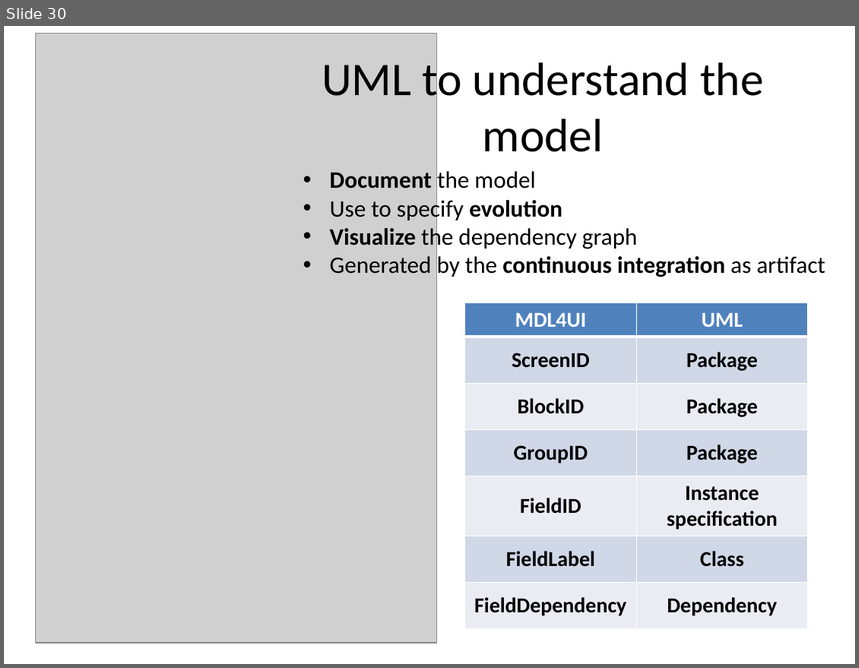
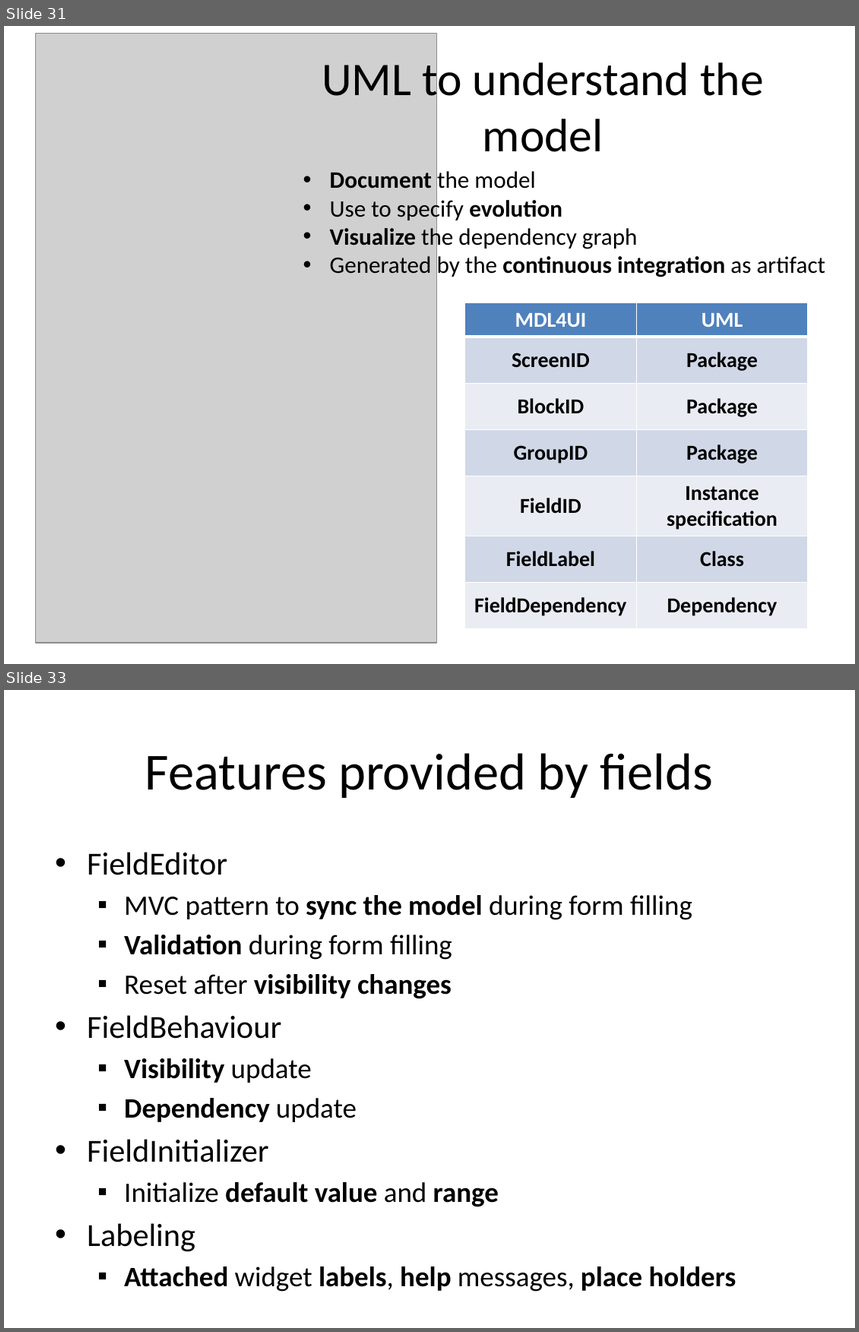
Before and after one commit to lesfurets/mdl4ui, a slide deck: mdl4ui-docs/mdl4ui_cg2013.pptx. Shown one above the other, each under a label of ours: slide 30 before the commit, slides 31 and 33 after it; the slides between them are not shown. The pictures are 859x668 and 859x1332 pixels, drawn with LibreOffice and Linux fonts; fonts in the diff are those of the drawing; grey boxes stand for pictures. Boxes give left, top, right and bottom in pixels: in the first picture for what was removed or moved away, otherwise in the second. Text is boxed around its words. In the diff, an @@ line names an element or a change of style, - is before the commit and + after.

Commit message:
added features API slides

```diff
--- a/mdl4ui-docs/mdl4ui_cg2013.pptx
+++ b/mdl4ui-docs/mdl4ui_cg2013.pptx
@@ slide 33 added at <box>4,690,855,1328</box>, background #FFFFFF @@
@@ title added at <box>145,753,714,798</box>, 44 pt, text #000000 @@
+Features provided by fields
@@ text added at <box>87,852,737,1292</box>, 23.8 pt, text #000000 @@
+• FieldEditor
+  ▪ MVC pattern to sync the model during form filling
+  ▪ Validation during form filling
+  ▪ Reset after visibility changes
+• FieldBehaviour
+  ▪ Visibility update
+  ▪ Dependency update
+• FieldInitializer
+  ▪ Initialize default value and range
+• Labeling
+  ▪ Attached widget labels, help messages, place holders
@@ what was slide 30 is now slide 31 @@
```
Also in this commit, not shown: 6 slides changed, 8 other slides added, 1 slide removed.
